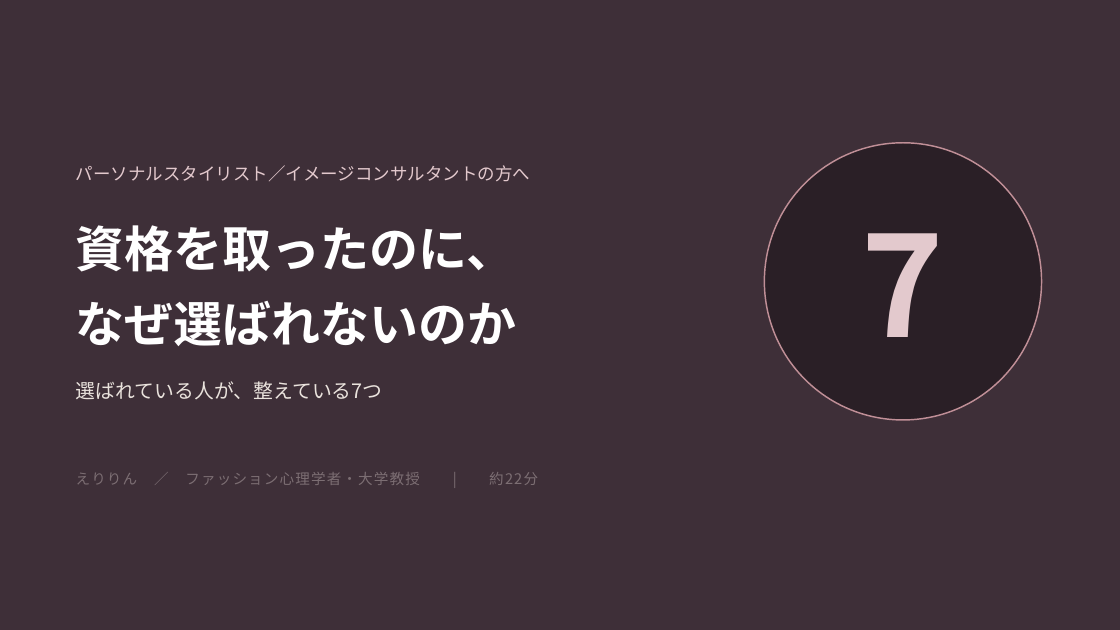
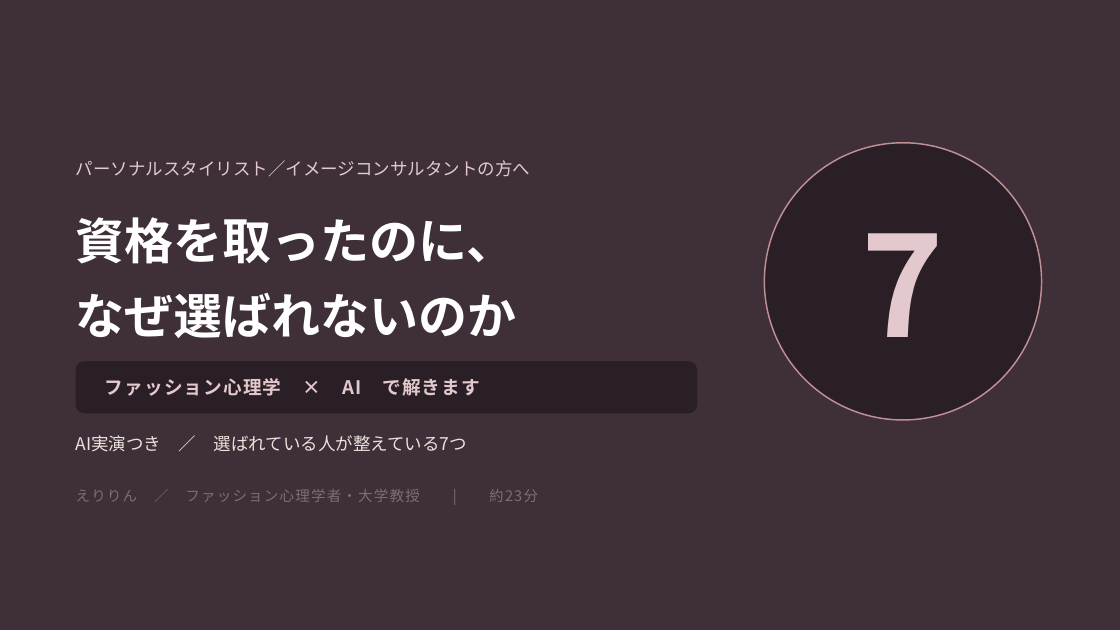
Before and after one commit to fashio17/potential-lamp, a slide deck: slide 1 of fashion-7steps-front/無料動画スライド_1本版.pptx. Drawn at 1120x630 pixels with LibreOffice and Linux fonts; fonts in the diff are those of the drawing. Boxes give left, top, right and bottom in pixels: in the first picture for what was removed or moved away, otherwise in the second. Text is boxed around its words. In the diff, an @@ line names an element or a change of style, - is before the commit and + after.

```diff
--- a/fashion-7steps-front/無料動画スライド_1本版.pptx
+++ b/fashion-7steps-front/無料動画スライド_1本版.pptx
@@ text "パーソナルスタイリスト／イメージコンサルタントの方へ": place and size @@
-text "パーソナルスタイリスト／イメージコンサルタントの方へ" at (76,165,531,181)
+text "パーソナルスタイリスト／イメージコンサルタントの方へ" at (76,160,531,176)
@@ text "資格を取ったのに、": place and size @@
-text "資格を取ったのに、" at (76,225,517,346)
+text "資格を取ったのに、" at (76,217,517,338)
@@ rounded rectangle added at (76,361,697,413), fill #2A1F26 @@
@@ text added at (105,378,480,396), 16 pt, text #E3C9CD, bold @@
+ファッション心理学 × AI で解きます
@@ text at (76,435,467,452): text changed; size 17 to 15 pt @@
-選ばれている人が、整えている7つ
+AI実演つき ／ 選ばれている人が整えている7つ
@@ text at (76,489,538,502): text changed @@
-えりりん ／ ファッション心理学者・大学教授 | 約22分
+えりりん ／ ファッション心理学者・大学教授 | 約23分
```
Also in this commit, not shown: 2 other slides changed, 5 slides added, 1 slide removed, 5 other files.
